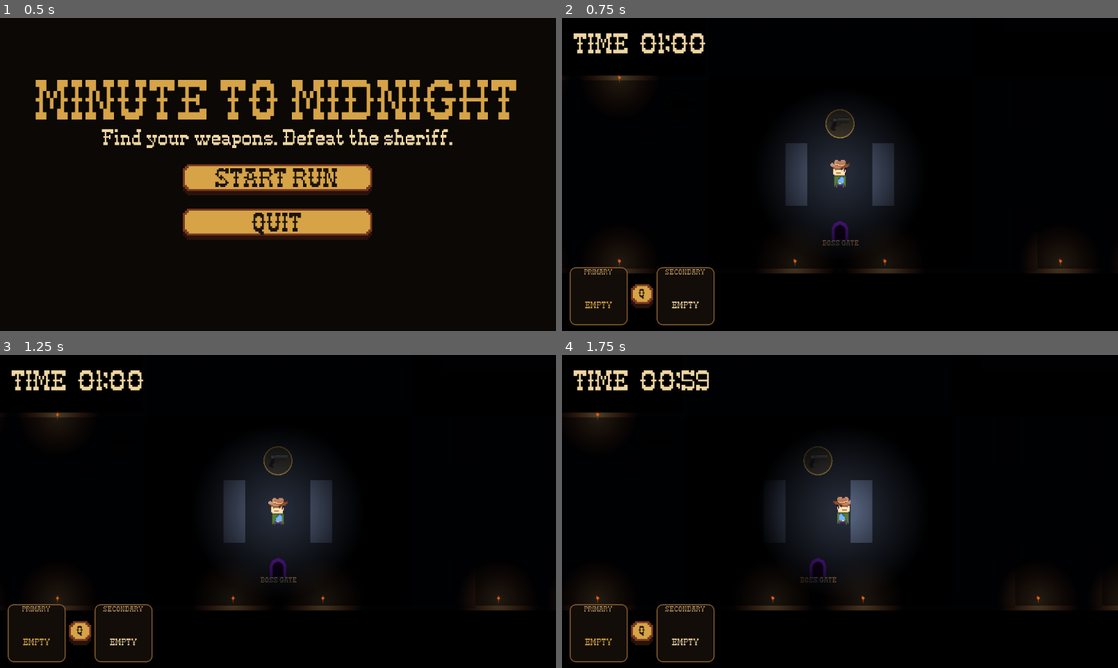
Above: before the commit, frames 1-4 (two rows, left to right).
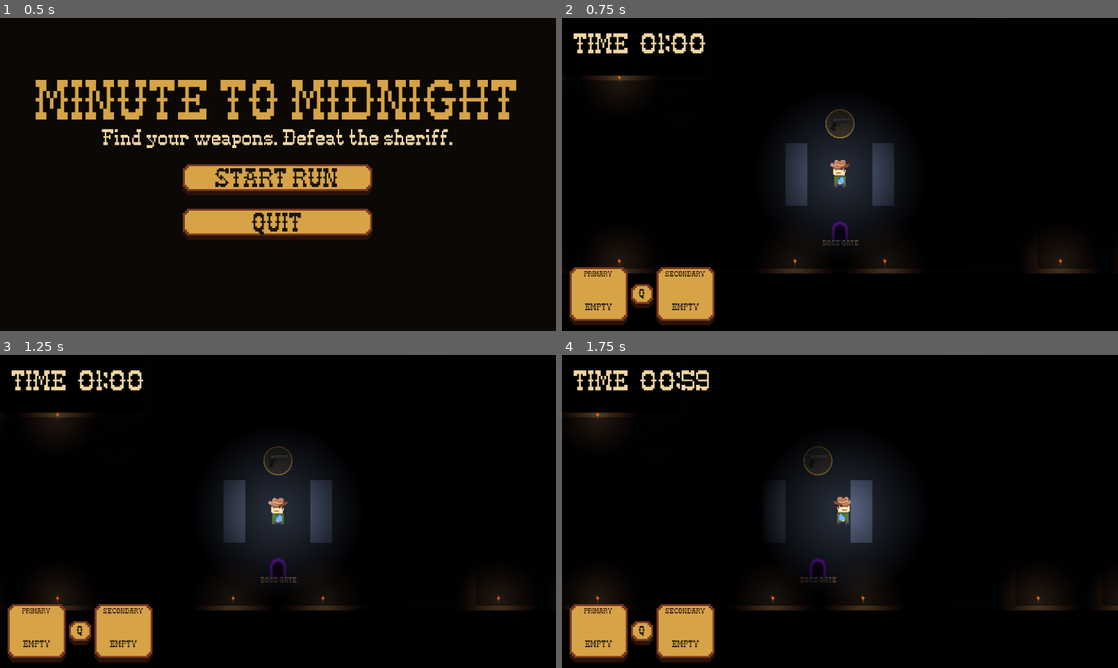
Above: after the commit, the same moments.

Repository: Nafa93/gmtk-2026
Game: Godot game, scene res://Scenes/UI/StartMenu.tscn
Same seed, same stepped clock (60 frames per second), same inputs: the game is played once before the commit and once after it. The engine's default icon, where the game draws it, is replaced by a stand-in: a white triangle on a blue panel in a dark square.
Inputs (mouse positions are in pixels of both pictures, inside the frame that each line leads up to):
- Up to frame 1 (0.5 s): no input
- Up to frame 2 (0.75 s): click "START RUN" at 0.5 s
- Up to frame 3 (1.25 s): no input
- Up to frame 4 (1.75 s): move the mouse to (962, 495) at 1.27 s; hold D (MOVE_RIGHT) from 1.28 s (still down); tap Q (CHANGE_WEAPON) at 1.35 s

Frame 1 is identical in both runs. In frame 2, 3.6% of the frame differs, in the area x 1-28%, y 79-99%; in frame 3, 3.6%; in frame 4, 3.6%.

Commit message:
refined weapons ui

Diff:
--- a/Scenes/UI/PreparationHUD.tscn
+++ b/Scenes/UI/PreparationHUD.tscn
@@ -1,7 +1,8 @@
-[gd_scene load_steps=5 format=3]
+[gd_scene load_steps=6 format=3]
 
 [ext_resource type="Script" path="res://Scripts/UI/PreparationHUD.gd" id="1_hud"]
 [ext_resource type="Script" path="res://Scripts/UI/WeaponSwitchKey.gd" id="2_switch_key"]
+[ext_resource type="Script" path="res://Scripts/UI/WesternKeyPanel.gd" id="3_key_panel"]
 
 [sub_resource type="StyleBoxFlat" id="WeaponCardStyle"]
 bg_color = Color(0.075, 0.052, 0.036, 0.96)
@@ -112,7 +113,7 @@
 [node name="PrimaryCard" type="PanelContainer" parent="WeaponSlots/Row"]
 custom_minimum_size = Vector2(120, 112)
 layout_mode = 2
-theme_override_styles/panel = SubResource("WeaponCardStyle")
+script = ExtResource("3_key_panel")
 
 [node name="VBox" type="VBoxContainer" parent="WeaponSlots/Row/PrimaryCard"]
 layout_mode = 2
@@ -121,7 +122,7 @@
 [node name="Role" type="Label" parent="WeaponSlots/Row/PrimaryCard/VBox"]
 custom_minimum_size = Vector2(0, 24)
 layout_mode = 2
-theme_override_colors/font_color = Color(0.68, 0.55, 0.36, 1)
+theme_override_colors/font_color = Color(0.16, 0.075, 0.04, 1)
 theme_override_font_sizes/font_size = 8
 text = "PRIMARY"
 horizontal_alignment = 1
@@ -143,7 +144,7 @@
 custom_minimum_size = Vector2(0, 32)
 layout_mode = 2
 size_flags_horizontal = 3
-theme_override_colors/font_color = Color(0.84, 0.64, 0.28, 1)
+theme_override_colors/font_color = Color(0.105, 0.075, 0.045, 1)
 theme_override_font_sizes/font_size = 10
 text = "EMPTY"
 horizontal_alignment = 1
@@ -169,7 +170,7 @@
 [node name="SecondaryCard" type="PanelContainer" parent="WeaponSlots/Row"]
 custom_minimum_size = Vector2(120, 112)
 layout_mode = 2
-theme_override_styles/panel = SubResource("WeaponCardStyle")
+script = ExtResource("3_key_panel")
 
 [node name="VBox" type="VBoxContainer" parent="WeaponSlots/Row/SecondaryCard"]
 layout_mode = 2
@@ -178,7 +179,7 @@
 [node name="Role" type="Label" parent="WeaponSlots/Row/SecondaryCard/VBox"]
 custom_minimum_size = Vector2(0, 24)
 layout_mode = 2
-theme_override_colors/font_color = Color(0.68, 0.55, 0.36, 1)
+theme_override_colors/font_color = Color(0.16, 0.075, 0.04, 1)
 theme_override_font_sizes/font_size = 8
 text = "SECONDARY"
 horizontal_alignment = 1
@@ -201,6 +202,7 @@
 layout_mode = 2
 size_flags_horizontal = 3
 theme_override_font_sizes/font_size = 10
+theme_override_colors/font_color = Color(0.105, 0.075, 0.045, 1)
 text = "EMPTY"
 horizontal_alignment = 1
 vertical_alignment = 1
--- a/Scripts/UI/PreparationHUD.gd
+++ b/Scripts/UI/PreparationHUD.gd
@@ -188,10 +188,8 @@
 		primary_weapon_label.text = _get_weapon_name(primary_weapon)
 	if secondary_weapon_label != null:
 		secondary_weapon_label.text = _get_weapon_name(secondary_weapon)
-	if primary_weapon_icon != null:
-		primary_weapon_icon.texture = _get_weapon_texture(primary_weapon)
-	if secondary_weapon_icon != null:
-		secondary_weapon_icon.texture = _get_weapon_texture(secondary_weapon)
+	_update_weapon_icon(primary_weapon_icon, primary_weapon)
+	_update_weapon_icon(secondary_weapon_icon, secondary_weapon)
 
 
 func _get_weapon_name(weapon: Weapon) -> String:
@@ -212,6 +210,20 @@
 	return weapon.weapon_sprite.texture
 
 
+func _update_weapon_icon(icon: TextureRect, weapon: Weapon) -> void:
+	if icon == null:
+		return
+	icon.texture = _get_weapon_texture(weapon)
+	icon.pivot_offset = icon.size * 0.5
+	var icon_scale: float = 1.0
+	var weapon_name: String = _get_weapon_name(weapon).to_lower()
+	if weapon_name == "rifle":
+		icon_scale = 1.65
+	elif weapon_name == "shotgun":
+		icon_scale = 1.5
+	icon.scale = Vector2.ONE * icon_scale
+
+
 func _format_time(value: float) -> String:
 	var total_seconds: int = ceili(maxf(value, 0.0))
 	return "%02d:%02d" % [total_seconds / 60, total_seconds % 60]
--- /dev/null
+++ b/Scripts/UI/WesternKeyPanel.gd
@@ -0,0 +1,58 @@
+class_name WesternKeyPanel
+extends PanelContainer
+
+@export var face_color: Color = Color(0.84, 0.64, 0.28)
+@export var edge_color: Color = Color(0.48, 0.22, 0.13)
+@export var shadow_color: Color = Color(0.16, 0.075, 0.04, 0.98)
+
+
+func _ready() -> void:
+	var content_inset := StyleBoxEmpty.new()
+	content_inset.content_margin_left = 4.0
+	content_inset.content_margin_top = 8.0
+	content_inset.content_margin_right = 4.0
+	content_inset.content_margin_bottom = 0.0
+	add_theme_stylebox_override(&"panel", content_inset)
+	resized.connect(queue_redraw)
+	queue_redraw()
+
+
+func _draw() -> void:
+	var width: float = size.x
+	var height: float = size.y
+	draw_colored_polygon(_panel_polygon(width, height - 8.0, 8.0), shadow_color)
+	draw_colored_polygon(_panel_polygon(width, height - 9.0, 0.0), edge_color)
+	var face := _panel_polygon(width - 8.0, height - 17.0, 4.0)
+	for index: int in range(face.size()):
+		face[index].x += 4.0
+	draw_colored_polygon(face, face_color)
+
+
+func _panel_polygon(
+	width: float,
+	height: float,
+	y_offset: float
+) -> PackedVector2Array:
+	var step: float = 4.0
+	return PackedVector2Array([
+		Vector2(step * 2.0, y_offset),
+		Vector2(width - step * 2.0, y_offset),
+		Vector2(width - step * 2.0, y_offset + step),
+		Vector2(width - step, y_offset + step),
+		Vector2(width - step, y_offset + step * 2.0),
+		Vector2(width, y_offset + step * 2.0),
+		Vector2(width, y_offset + height - step * 2.0),
+		Vector2(width - step, y_offset + height - step * 2.0),
+		Vector2(width - step, y_offset + height - step),
+		Vector2(width - step * 2.0, y_offset + height - step),
+		Vector2(width - step * 2.0, y_offset + height),
+		Vector2(step * 2.0, y_offset + height),
+		Vector2(step * 2.0, y_offset + height - step),
+		Vector2(step, y_offset + height - step),
+		Vector2(step, y_offset + height - step * 2.0),
+		Vector2(0.0, y_offset + height - step * 2.0),
+		Vector2(0.0, y_offset + step * 2.0),
+		Vector2(step, y_offset + step * 2.0),
+		Vector2(step, y_offset + step),
+		Vector2(step * 2.0, y_offset + step),
+	])
Not shown, added: Scripts/UI/WesternKeyPanel.gd.uid
